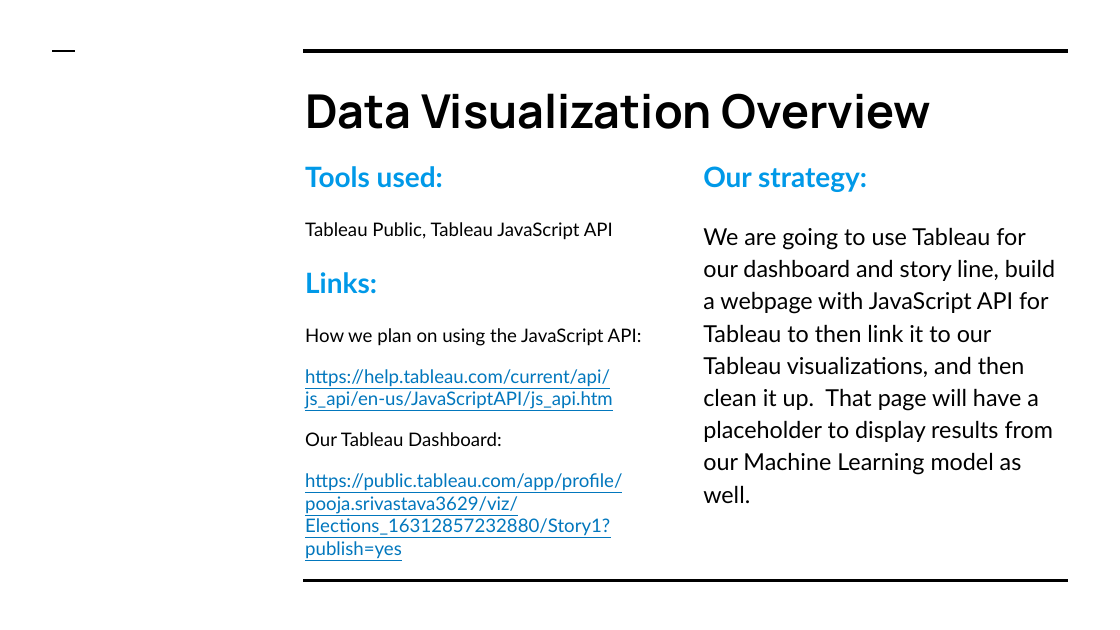
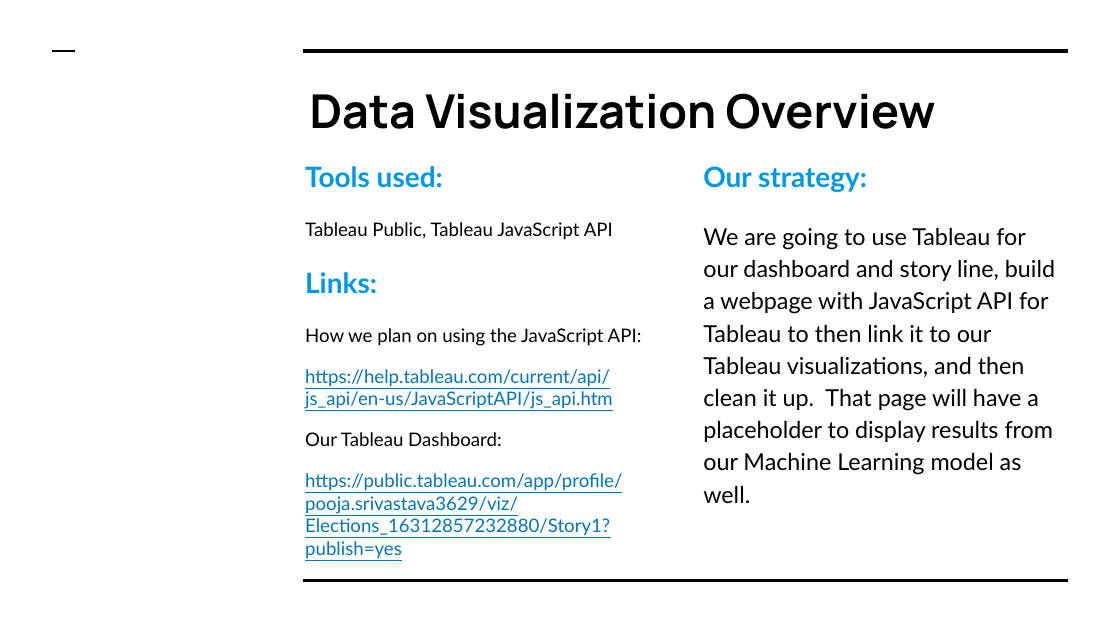
Before and after one commit to ssheggrud/Mod_20_Project, a slide deck: slide 6 of Presentation/Group5Presentation.pptx (slide 7 before the commit). Drawn at 1120x630 pixels with LibreOffice and Linux fonts; fonts in the diff are those of the drawing. Boxes give left, top, right and bottom in pixels: in the first picture for what was removed or moved away, otherwise in the second. Text is boxed around its words. In the diff, an @@ line names an element or a change of style, - is before the commit and + after.

```diff
--- a/Presentation/Group5Presentation.pptx
+++ b/Presentation/Group5Presentation.pptx
@@ title "Data Visualization Overview": place and size @@
-title "Data Visualization Overview" at (305, 93, 931, 129)
+title "Data Visualization Overview" at (310, 93, 936, 129)
```
Also in this commit, not shown: 3 other slides changed, 1 slide added, 2 slides removed.
